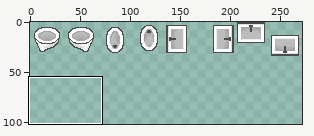
Two states of a sprite sheet, maps/franz.png. The picture above shows the old version from afar; the outline marks the close-up.
Close-up. As it was:
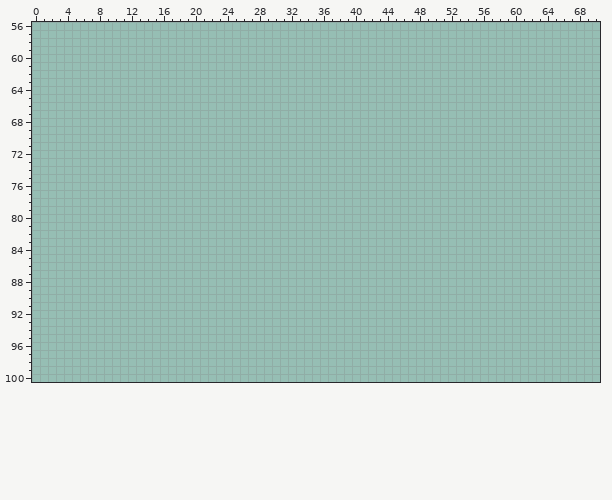
The file is 272x272 pixels. Pixels under 10% opacity are left out. Colours within 5 levels of each other are drawn and written as one. Shown: x 0..70, y 56..100. The wide view leaves out empty margins.
Palette (. is transparent): 
Pixels before (only the part around the change), first column x 0:
 56 .......................................................................
 57 .......................................................................
 58 .......................................................................
 59 .......................................................................
 60 .......................................................................
 61 .......................................................................
 62 .......................................................................
 63 .......................................................................
 64 .......................................................................
 65 .......................................................................
 66 .......................................................................
 67 .......................................................................
 68 .......................................................................
 69 .......................................................................
 70 .......................................................................
 71 .......................................................................
 72 .......................................................................
 73 .......................................................................
 74 .......................................................................
 75 .......................................................................
 76 .......................................................................
 77 .......................................................................
 78 .......................................................................
 79 .......................................................................
 80 .......................................................................
 81 .......................................................................
 82 .......................................................................
 83 .......................................................................
 84 .......................................................................
 85 .......................................................................
 86 .......................................................................
 87 .......................................................................
 88 .......................................................................
 89 .......................................................................
 90 .......................................................................
 91 .......................................................................
 92 .......................................................................
 93 .......................................................................
 94 .......................................................................
 95 .......................................................................
 96 .......................................................................
 97 .......................................................................
 98 .......................................................................
 99 .......................................................................
100 .......................................................................
After:
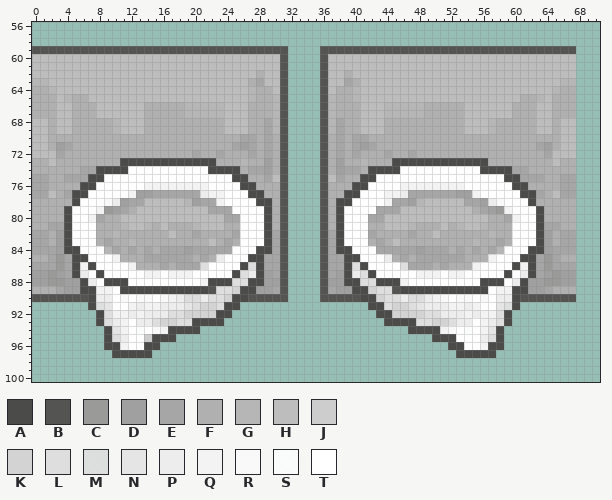
Colours new in this view: A #4b4b4a  B #545453  C #9a9a99  D #a0a0a0  E #a6a6a6  F #b0b0b0  G #b6b6b6  H #bdbdbd  J #cdcdcd  K #d3d3d3  L #dedede  M #e0e0e0f3  N #e5e5e5  P #ededed  Q #f3f3f3  R #f9f9f9  S #fffffff3  T #ffffff
Difference:
Changed rows in their new state; - is an unchanged pixel.
first column x 0:
 59 BBBBBBBBBBBBBBBBBBBBBBBBBBBBBBBB----BBBBBBBBBBBBBBBBBBBBBBBBBBBBBBBB
 60 HHHHHHHHHHHHHHHHHHHHHHHHHHHHHHHB----BHHHHHHHHHHHHHHHHHHHHHHHHHHHHHHH
 61 HHHHHHHHHHHHHHHHHHHHHHHHHHHHHHHB----BHHHHHHHHHHHHHHHHHHHHHHHHHHHHHHH
 62 HHHHHHHHHHHHHHHHHHHHHHHHHHHHFHHB----BHHFHHHHHHHHHHHHHHHHHHHHHHHHHHHH
 63 GGHHHHHHHHHHHHHHHHHHHHHHHHHFEHHB----BHHEFHHHHHHHHHHHHHHHHHHHHHHHHHGG
 64 FFGHHHHHHHHHHHHHHHHHHHHHHHHGFFHB----BHFFGHHHHHHHHHHHHHHHHHHHHHHHHGFF
 65 FFFHGFFHHHHHHHHHHHHHHHHHHHHGFFGB----BGFFGHHHHHHHHHHHHHHHHHHHHFFGHFFF
 66 FFFHHFFFHHHHHHFFFFFGGGGGHHHFFFGB----BGFFFHHHGGGGGFFFFFHHHHHHFFFHHFFF
 67 FFFHHFFFHHHHHHFFFFFGGGGGHHHFFFGB----BGFFFHHHGGGGGFFFFFHHHHHHFFFHHFFF
 68 HHFHHFFFFFGHHHFFFFFFFFFFHHHFFEGB----BGEFFHHHFFFFFFFFFFHHHGFFFFFHHFHH
 69 HHFHHFFFFFGHHHFFFFFFFFFFHHHFFEGB----BGEFFHHHFFFFFFFFFFHHHGFFFFFHHFHH
 70 HHFFFFFFFFFFFFFFFFFFFFFFFFEEFEFB----BFEFEEFFFFFFFFFFFFFFFFFFFFFFFFHH
 71 HHFDEFFFFFFFFFFFFFFFFFFFFEDEFEFB----BFEFEDEFFFFFFFFFFFFFFFFFFFFEDFHH
 72 HHHEFFFFFFFFFFFFFFFFEFFEFFFEFEFB----BFEFEFFFEFFEFFFFFFFFFFFFFFFFEHHH
 73 FFHFFFFFFFFAAAAAAAAAAAAFFFGFFDFB----BFDFFGFFFAAAAAAAAAAAAFFFFFFFFHFF
 74 FFFFFFEEAAAATTTTTTTTTTAAAAFEEDFB----BFDEEFAAAATTTTTTTTTTAAAAEEFFFFFF
 75 EEFFEEEAATTTTTTTTTTTTTTTTAAFFEHB----BHEFFAATTTTTTTTTTTTTTTTAAEEEFFEE
 76 EEFFFFAATTTTTTQQQQQQQQTTTTAAFFFB----BFFFAATTTTQQQQQQQQTTTTTTAAFFFFEE
 77 EEHFEAATTTTTQDDEEEEEEPQQTTTAAFFB----BFFAATTTQQPEEEEEEDDQTTTTTAAEFHEE
 78 FFFFFATTTRPDEEHHHHHGDEEQTTTTAAFB----BFAATTTTQEEDGHHHHHEEDPRTTTAFFFFF
 79 FFFFATTTQCDEFHHHHHHHHHEEETTTTAFB----BFATTTTEEEHHHHHHHHHFEDCQTTTAFFFF
 80 FFFFATTQEFFHHHHHHHHHHHHHEETTTAFB----BFATTTEEHHHHHHHHHHHHHFFEQTTAFFFF
 81 FFEEATTTFFFGHHGFHFFFGHHHFFTTTAFB----BFATTTFFHHHGFFFHFGHHGFFFTTTAEEFF
 82 EEFDATTTFFGFFFFFFHFFEFFFFETTTAEB----BEATTTEFFFFEFFHFFFFFFGFFTTTADFEE
 83 EEFDATTTFEFFGFFFFFFFFFHFEFTTTAEB----BEATTTFEFHFFFFFFFFFGFFEFTTTADFEE
 84 EEEDAATTTGEFEFEFEEEDEEEEETTTAAEB----BEAATTTEEEEEDEEEFEFEFEGTTTAADEEE
 85 FFECEAATTTQFFFEEEEEEFEFPTTTAAEEB----BEEAATTTPFEFEEEEEEFFFQTTTAAECEFF
 86 EEECEAQATTTTQFFFEFEEELTTTTALAEEB----BEEALATTTTLEEEFEFFFQTTTTAQAECEEE
 87 DDCDEAPTATTTTTQQTQQQTTTTTALPADEB----BEDAPLATTTTTQQQTQQTTTTTATPAEDCDD
 88 DDCCDDAPTAAATTTTTTTTTQAAALLAADDB----BDDAALLAAAQTTTTTTTTTAAATPADDCCDD
 89 FFFEDDAAQQTAAAAAAAAAAABLLKAADDEB----BEDDAAKLLBAAAAAAAAAAATQQAADDEFFF
 90 BBBBBBBAPPTRTRRTRQPLLPLLKAABBBBB----BBBBBAAKLLPLLPQRTRRTRTPPABBBBBBB
 91 -------AMNTTQPQQPPPNLKKLAA----------------AALKKLNPPPQQPQTTNMA-------
 92 --------ALQQPQPPPLLKKKKAA------------------AAKKKKLLPPPQPQQLA--------
 93 --------ALPQTPPLKKLLAAAA--------------------AAAALLKKLPPTQPLA--------
 94 ---------ANQTSTRQAAAA--------------------------AAAAQRTSTQNA---------
 95 ---------ALPTTJAAA--------------------------------AAATTTPLA---------
 96 ---------AAQTTAA------------------------------------AATTQAA---------
 97 ----------AAAAA--------------------------------------AAAAA----------
